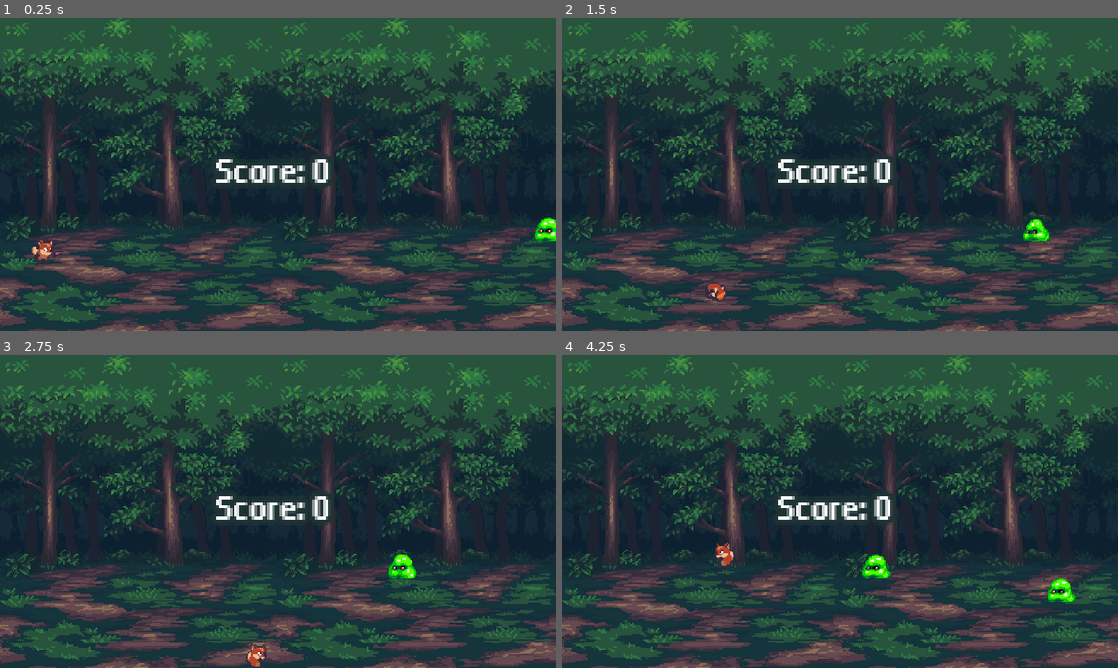
Above: before the commit, frames 1-4 (two rows, left to right).
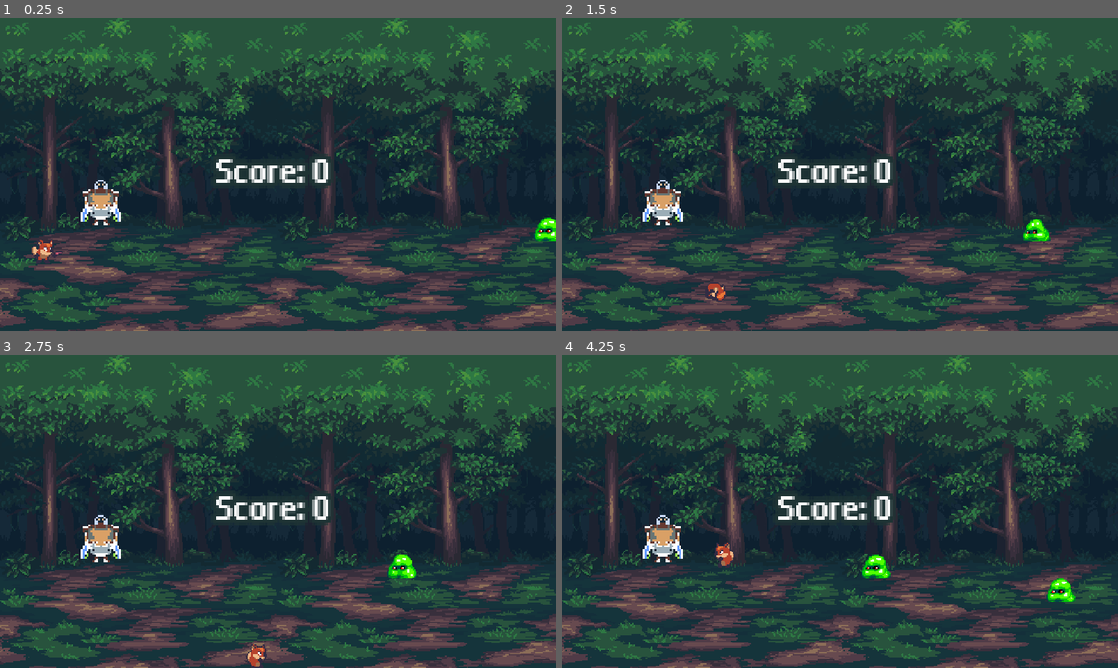
Above: after the commit, the same moments.

Repository: pluckf/just_play
Game: Godot game, scene res://bakcground.tscn
Same seed, same stepped clock (60 frames per second), same inputs: the game is played once before the commit and once after it.
Inputs:
- Up to frame 1 (0.25 s): no input
- Up to frame 2 (1.5 s): hold D (right) 0.53-1.28 s; tap J (shoot) at 0.6 s; hold S (down) from 1.28 s (still down); tap Space (space) at 1.35 s
- Up to frame 3 (2.75 s): release S (down) at 2.03 s; hold D (right) from 2.03 s (still down); tap J (shoot) at 2.1 s
- Up to frame 4 (4.25 s): release D (right) at 2.78 s; hold W (up) 2.78-3.53 s; tap Space (space) at 2.85 s; hold A (left) from 3.53 s (still down); tap J (shoot) at 3.6 s

The runs differ from the first frame. In frame 1, 0.6% of the frame differs, in the area x 14-22%, y 51-67%; in frame 2, 0.6%; in frame 3, 0.7%; in frame 4, 0.7%.

Commit message:
多绘制了一些图片

Diff:
--- a/bakcground.tscn
+++ b/bakcground.tscn
@@ -1,10 +1,11 @@
-[gd_scene load_steps=8 format=3 uid="uid://c3h2uef3k1w0d"]
+[gd_scene load_steps=9 format=3 uid="uid://c3h2uef3k1w0d"]
 
 [ext_resource type="Script" path="res://game_control.gd" id="1_5q38o"]
 [ext_resource type="Texture2D" uid="uid://cukyvtrn1khmr" path="res://AssetBundle/Sprites/ForestBackground.png" id="1_tkqac"]
 [ext_resource type="PackedScene" uid="uid://y48t8dltsrtd" path="res://player.tscn" id="2_yt8rk"]
 [ext_resource type="PackedScene" uid="uid://d1lawjfi85hce" path="res://enemy.tscn" id="3_aualq"]
 [ext_resource type="FontFile" uid="uid://buax7mr2kqm4t" path="res://AssetBundle/Uranus_Pixel_11Px.ttf" id="5_gjjiw"]
+[ext_resource type="PackedScene" uid="uid://cniavplpuhi61" path="res://npc.tscn" id="6_uukv5"]
 
 [sub_resource type="WorldBoundaryShape2D" id="WorldBoundaryShape2D_6k6ny"]
 distance = -15.1668
@@ -109,4 +110,7 @@
 text = "GAMEOVER"
 horizontal_alignment = 1
 
+[node name="Area2D" parent="." instance=ExtResource("6_uukv5")]
+position = Vector2(-35, 27)
+
 [connection signal="timeout" from="spawn_timer" to="." method="spwan_enemy"]
--- /dev/null
+++ b/npc.tscn
@@ -0,0 +1,49 @@
+[gd_scene load_steps=7 format=3 uid="uid://cniavplpuhi61"]
+
+[ext_resource type="Texture2D" uid="uid://bh8lk2pesor68" path="res://AssetBundle/Sprites/robot.png" id="1_7oa4b"]
+
+[sub_resource type="RectangleShape2D" id="RectangleShape2D_oby0k"]
+size = Vector2(41, 50)
+
+[sub_resource type="AtlasTexture" id="AtlasTexture_hacc8"]
+atlas = ExtResource("1_7oa4b")
+region = Rect2(0, 0, 32, 32)
+
+[sub_resource type="AtlasTexture" id="AtlasTexture_2117l"]
+atlas = ExtResource("1_7oa4b")
+region = Rect2(32, 0, 32, 32)
+
+[sub_resource type="AtlasTexture" id="AtlasTexture_jkhyg"]
+atlas = ExtResource("1_7oa4b")
+region = Rect2(64, 0, 32, 32)
+
+[sub_resource type="SpriteFrames" id="SpriteFrames_ymklx"]
+animations = [{
+"frames": [{
+"duration": 1.0,
+"texture": SubResource("AtlasTexture_hacc8")
+}, {
+"duration": 1.0,
+"texture": SubResource("AtlasTexture_2117l")
+}, {
+"duration": 1.0,
+"texture": SubResource("AtlasTexture_jkhyg")
+}],
+"loop": true,
+"name": &"idle",
+"speed": 8.0
+}]
+
+[node name="npc" type="Area2D"]
+
+[node name="CollisionShape2D" type="CollisionShape2D" parent="."]
+position = Vector2(2, -4)
+shape = SubResource("RectangleShape2D_oby0k")
+
+[node name="AnimatedSprite2D" type="AnimatedSprite2D" parent="."]
+position = Vector2(11, -3)
+scale = Vector2(1.625, 1.6875)
+sprite_frames = SubResource("SpriteFrames_ymklx")
+animation = &"idle"
+autoplay = "idle"
+frame_progress = 0.425093
Binary file added: AssetBundle/Sprites/robot.png
Not shown, added: AssetBundle/Sprites/robot.png.import
